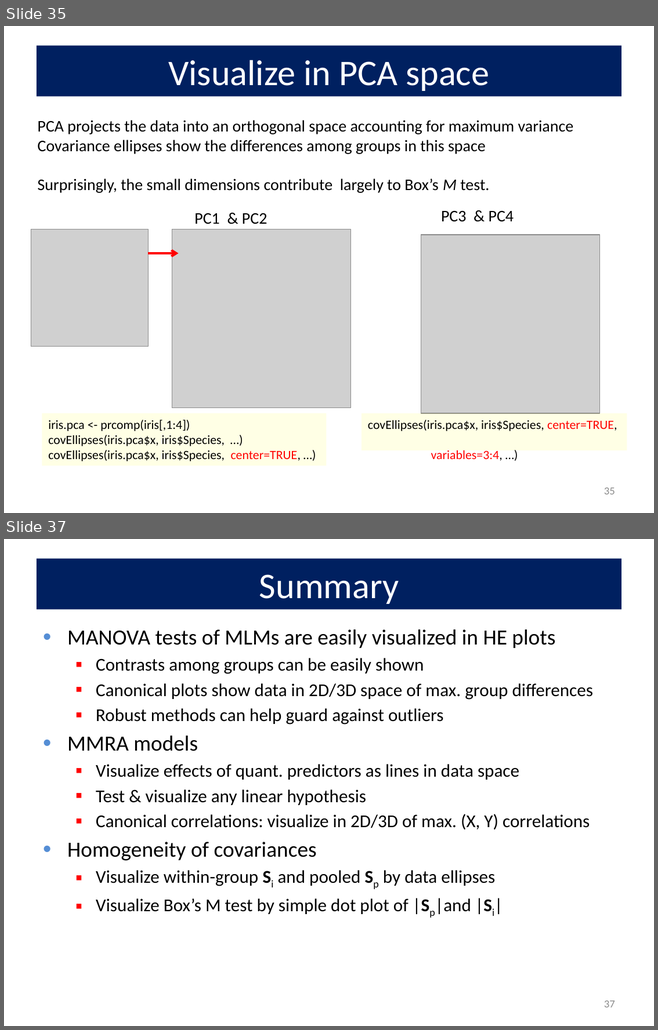
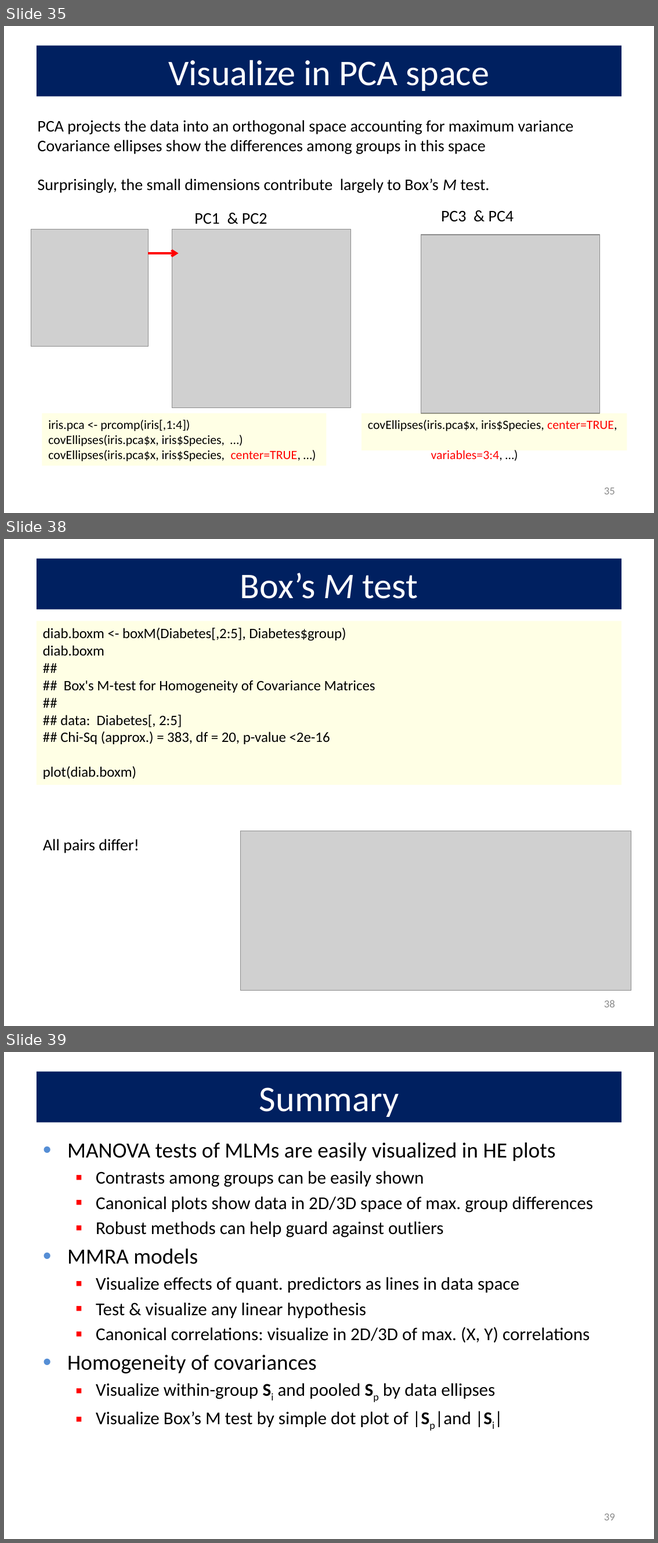
Before and after one commit to friendly/VisMLM-course, a slide deck: lectures/lecture3.pptx. Shown one above the other, each under a label of ours: slides 35 and 37 before the commit, slides 35, 38 and 39 after it; the slides between them are not shown. The pictures are 658x1030 and 658x1543 pixels, drawn with LibreOffice and Linux fonts; fonts in the diff are those of the drawing; grey boxes stand for pictures. Boxes give left, top, right and bottom in pixels: in the first picture for what was removed or moved away, otherwise in the second. Text is boxed around its words. In the diff, an @@ line names an element or a change of style, - is before the commit and + after.

Commit message:
add diabetes example

```diff
--- a/lectures/lecture3.pptx
+++ b/lectures/lecture3.pptx
@@ slide 38 added at (4, 539, 654, 1026), background #FFFFFF @@
@@ title added at (36, 559, 621, 609), fill #002060, 40 pt, text #FFFFFF @@
+Box’s M test
@@ rectangle added at (36, 621, 621, 784), fill #FFFF00 at 10% opacity, 16 pt, text #000000 @@
+diab.boxm <- boxM(Diabetes[,2:5], Diabetes$group)
+diab.boxm
+##
+## Box's M-test for Homogeneity of Covariance Matrices
+##
+## data: Diabetes[, 2:5]
+## Chi-Sq (approx.) = 383, df = 20, p-value <2e-16
+plot(diab.boxm)
@@ picture added at (241, 831, 631, 991) @@
@@ text added at (43, 839, 139, 853), 18 pt, text #000000 @@
+All pairs differ!
@@ page number added at (604, 1000, 615, 1008), 12 pt, text #8C8C8C @@
+38
@@ what was slide 37 is now slide 39 @@
@@ page number at (604, 1514, 615, 1521): text changed @@
-37
+39
```
Also in this commit, not shown: 1 slide changed, 1 other slide added, 4 other files.
